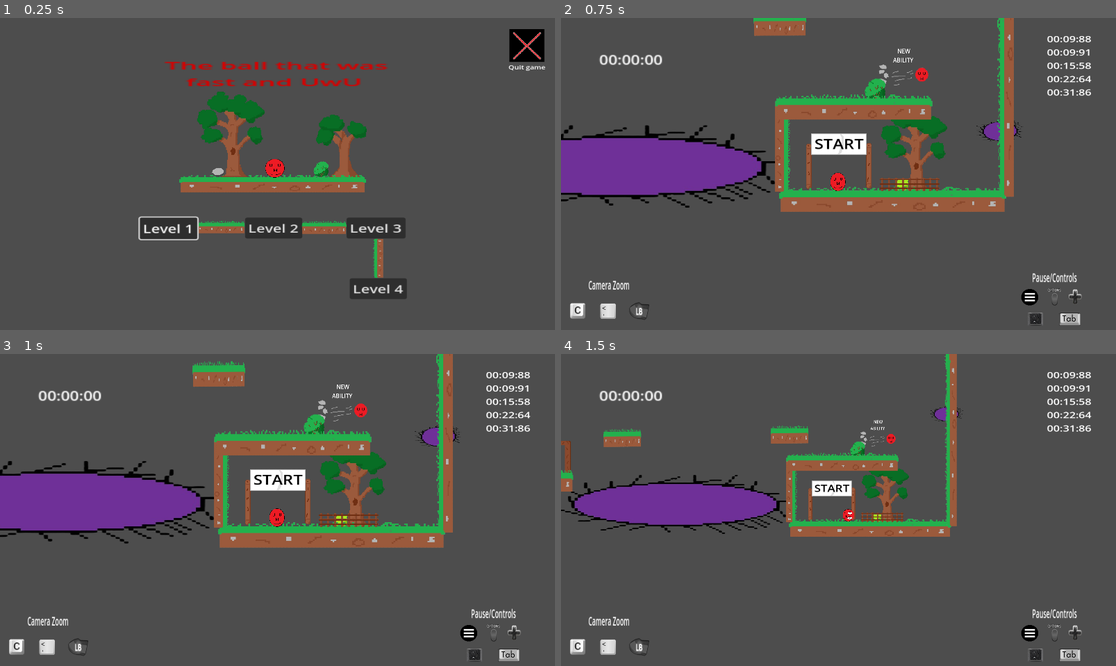
Above: before the commit, frames 1-4 (two rows, left to right).
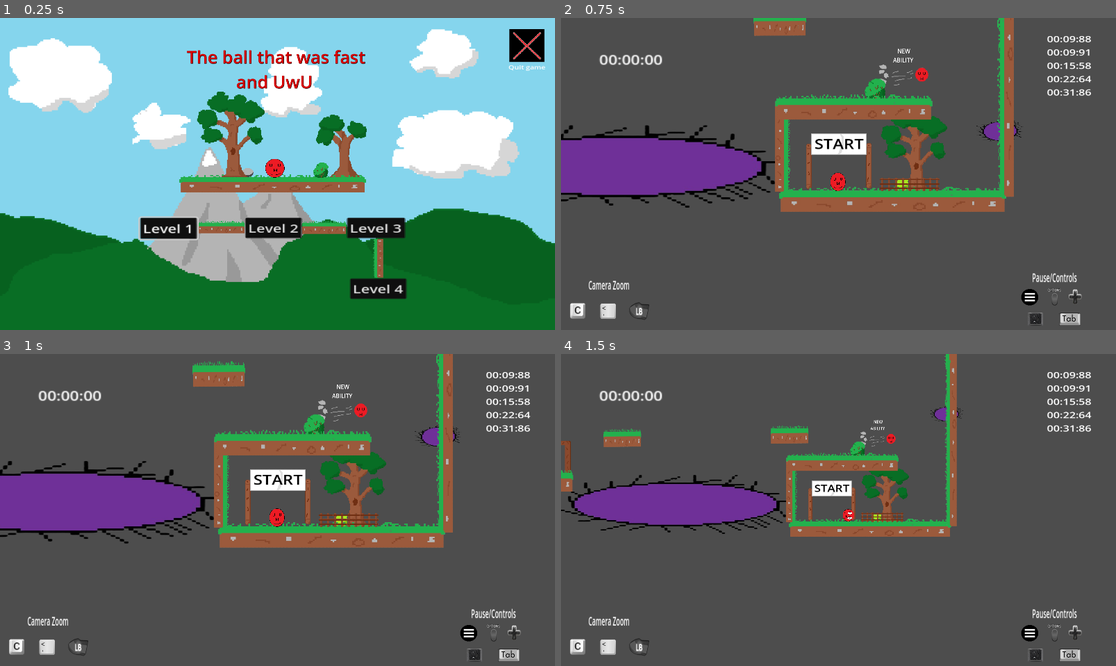
Above: after the commit, the same moments.

Repository: Mahnwe/TheBallThatWasUwU
Game: Godot game, scene res://Scenes/menu.tscn
Same seed, same stepped clock (60 frames per second), same inputs: the game is played once before the commit and once after it.
Inputs (mouse positions are in pixels of both pictures, inside the frame that each line leads up to):
- Up to frame 1 (0.25 s): no input
- Up to frame 2 (0.75 s): click "Level 2" at 0.5 s
- Up to frame 3 (1 s): no input
- Up to frame 4 (1.5 s): tap Enter at 1.25 s; move the mouse to (960, 494) at 1.27 s; hold D (move_right) from 1.28 s (still down); tap C (camera_dezoom) at 1.35 s; click (960, 494) at 1.42 s

The runs differ from the first frame. In frame 1, 94% of the frame differs, in the area x 0-100%, y 0-100%; in frame 2, nothing differs; in frame 3, nothing differs; in frame 4, nothing differs.

Commit message:
Add background image for menu, background for buttons in menu, and func for buttons to release focus when mouse exited

Diff:
--- a/Scenes/menu.tscn
+++ b/Scenes/menu.tscn
@@ -7,8 +7,10 @@
 [ext_resource type="Texture2D" uid="uid://dbrwk67lnlp18" path="res://Arts/SpritesPersoBall/UwUSpriteBallFront-removebg-preview.png" id="4_xglq7"]
 [ext_resource type="PackedScene" uid="uid://dd6m23uhhgmfy" path="res://Scenes/branches_bush.tscn" id="5_ok2nw"]
 [ext_resource type="PackedScene" uid="uid://be8h04flewf2h" path="res://Scenes/tree.tscn" id="6_ilarj"]
+[ext_resource type="Texture2D" uid="uid://oyny4a5maq08" path="res://Arts/BackgroundSprite/BackgroundButton.png" id="7_272km"]
 [ext_resource type="PackedScene" uid="uid://doy0e7jnl2886" path="res://Scenes/wall.tscn" id="8_ar47r"]
 [ext_resource type="Texture2D" uid="uid://uxl3y05r1kun" path="res://Arts/CrossCloseSprite/CrossClose.png" id="9_ch5om"]
+[ext_resource type="Texture2D" uid="uid://u2luvsnkt20j" path="res://Arts/BackgroundSprite/NewBackgroundSprite.png" id="10_7awvj"]
 
 [node name="Menu" type="Control"]
 custom_minimum_size = Vector2(1920, 1080)
@@ -28,14 +30,14 @@
 scale = Vector2(0.152778, 0.138309)
 texture = ExtResource("4_xglq7")
 
+[node name="BranchesBush" parent="platform" instance=ExtResource("5_ok2nw")]
+position = Vector2(528, 54.875)
+
+[node name="Rock1" parent="platform" instance=ExtResource("4_pwi5b")]
+position = Vector2(272, 67.875)
+
 [node name="BigTree" parent="platform" instance=ExtResource("3_rsj3o")]
 position = Vector2(214, -65.125)
-
-[node name="Rock1" parent="platform" instance=ExtResource("4_pwi5b")]
-position = Vector2(171, 66.875)
-
-[node name="BranchesBush" parent="platform" instance=ExtResource("5_ok2nw")]
-position = Vector2(529, 50.875)
 
 [node name="platform2" parent="." instance=ExtResource("3_x4hsc")]
 position = Vector2(672, 656)
@@ -48,14 +50,16 @@
 [node name="MenuTitle" type="Label" parent="."]
 z_index = 2
 layout_mode = 0
-offset_left = 570.0
-offset_top = 139.0
-offset_right = 702.0
-offset_bottom = 214.0
-scale = Vector2(5.87999, 2.2)
+offset_left = 646.0
+offset_top = 92.0
+offset_right = 1263.0
+offset_bottom = 261.0
 theme_override_colors/font_color = Color(0.85098, 0, 0, 1)
-text = "The ball that was
-   fast and UwU"
+theme_override_colors/font_shadow_color = Color(0.00551701, 0.00573812, 0.00551702, 1)
+theme_override_colors/font_outline_color = Color(0, 0, 0, 1)
+theme_override_font_sizes/font_size = 60
+text = "The ball that was fast
+           and UwU"
 
 [node name="Level1Button" type="Button" parent="." groups=["MenuButtons"]]
 z_index = 2
@@ -71,9 +75,15 @@
 focus_neighbor_bottom = NodePath("../Level2Button")
 focus_next = NodePath("../Level2Button")
 focus_previous = NodePath("../Level4Button")
-theme_override_colors/icon_normal_color = Color(0, 0, 0, 1)
+theme_override_colors/font_disabled_color = Color(0, 0, 0, 1)
 theme_override_font_sizes/font_size = 20
 text = "Level 1"
+
+[node name="Sprite2D" type="Sprite2D" parent="Level1Button"]
+z_index = -1
+position = Vector2(37.9315, 17.9087)
+scale = Vector2(0.151, 0.23)
+texture = ExtResource("7_272km")
 
 [node name="Level2Button" type="Button" parent="." groups=["MenuButtons"]]
 z_index = 2
@@ -92,6 +102,12 @@
 theme_override_font_sizes/font_size = 20
 text = "Level 2"
 
+[node name="Sprite2D" type="Sprite2D" parent="Level2Button"]
+z_index = -1
+position = Vector2(37.9315, 17.9087)
+scale = Vector2(0.151, 0.23)
+texture = ExtResource("7_272km")
+
 [node name="Level3Button" type="Button" parent="." groups=["MenuButtons"]]
 z_index = 2
 layout_mode = 0
@@ -109,6 +125,12 @@
 theme_override_font_sizes/font_size = 20
 text = "Level 3"
 
+[node name="Sprite2D" type="Sprite2D" parent="Level3Button"]
+z_index = -1
+position = Vector2(37.9315, 17.9087)
+scale = Vector2(0.151, 0.23)
+texture = ExtResource("7_272km")
+
 [node name="Tree" parent="." instance=ExtResource("6_ilarj")]
 position = Vector2(1186, 473)
 
@@ -129,6 +151,12 @@
 theme_override_font_sizes/font_size = 20
 text = "Level 4"
 
+[node name="Sprite2D" type="Sprite2D" parent="Level4Button"]
+z_index = -1
+position = Vector2(37.9315, 17.9087)
+scale = Vector2(0.151, 0.23)
+texture = ExtResource("7_272km")
+
 [node name="Wall" parent="." instance=ExtResource("8_ar47r")]
 position = Vector2(1406, 758)
 rotation = 1.5708
@@ -157,13 +185,23 @@
 theme_override_font_sizes/font_size = 25
 text = "Quit game"
 
+[node name="Sprite2D" type="Sprite2D" parent="."]
+z_index = -5
+position = Vector2(962, 550)
+scale = Vector2(1.49029, 1.52889)
+texture = ExtResource("10_7awvj")
+
 [connection signal="gui_input" from="Level1Button" to="." method="_on_level_1_button_gui_input"]
+[connection signal="mouse_exited" from="Level1Button" to="." method="_on_level_1_button_mouse_exited"]
 [connection signal="pressed" from="Level1Button" to="." method="_on_level_1_button_pressed"]
 [connection signal="gui_input" from="Level2Button" to="." method="_on_level_2_button_gui_input"]
+[connection signal="mouse_exited" from="Level2Button" to="." method="_on_level_2_button_mouse_exited"]
 [connection signal="pressed" from="Level2Button" to="." method="_on_level_2_button_pressed"]
 [connection signal="gui_input" from="Level3Button" to="." method="_on_level_3_button_gui_input"]
+[connection signal="mouse_exited" from="Level3Button" to="." method="_on_level_3_button_mouse_exited"]
 [connection signal="pressed" from="Level3Button" to="." method="_on_level_3_button_pressed"]
 [connection signal="gui_input" from="Level4Button" to="." method="_on_level_4_button_gui_input"]
+[connection signal="mouse_exited" from="Level4Button" to="." method="_on_level_4_button_mouse_exited"]
 [connection signal="focus_entered" from="QuitButton" to="." method="_on_quit_button_focus_entered"]
 [connection signal="focus_exited" from="QuitButton" to="." method="_on_quit_button_focus_exited"]
 [connection signal="gui_input" from="QuitButton" to="." method="_on_quit_button_gui_input"]
--- a/Scripts/menu.gd
+++ b/Scripts/menu.gd
@@ -119,3 +119,19 @@
 
 func _on_quit_button_focus_exited():
 	$QuitButton/QuitLabel.add_theme_color_override("font_color", Color("#FFFFFF"))
+
+
+func _on_level_1_button_mouse_exited():
+	$Level1Button.release_focus()
+
+
+func _on_level_2_button_mouse_exited():
+	$Level2Button.release_focus()
+
+
+func _on_level_3_button_mouse_exited():
+	$Level3Button.release_focus()
+
+
+func _on_level_4_button_mouse_exited():
+	$Level4Button.release_focus()
Binary file added: Arts/BackgroundSprite/BackgroundButton.png
Not shown, added: Arts/BackgroundSprite/BackgroundButton.png.import
Not shown: 1 places in Scenes/menu.tscn that only renumber resources
